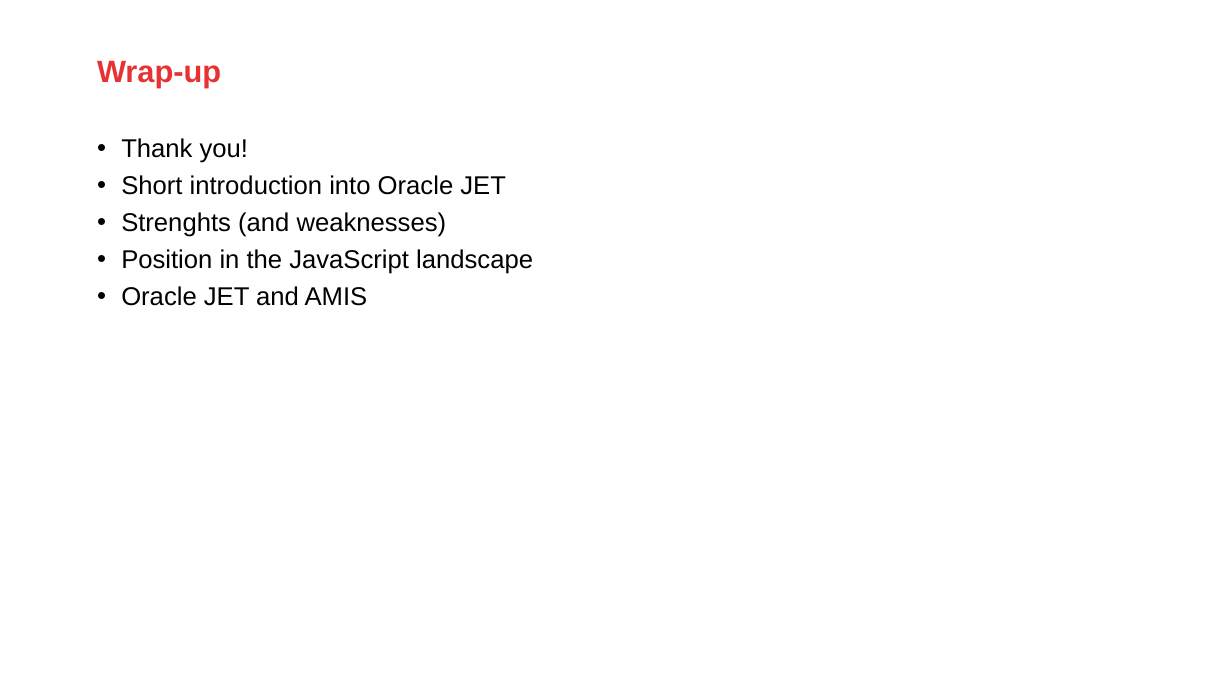
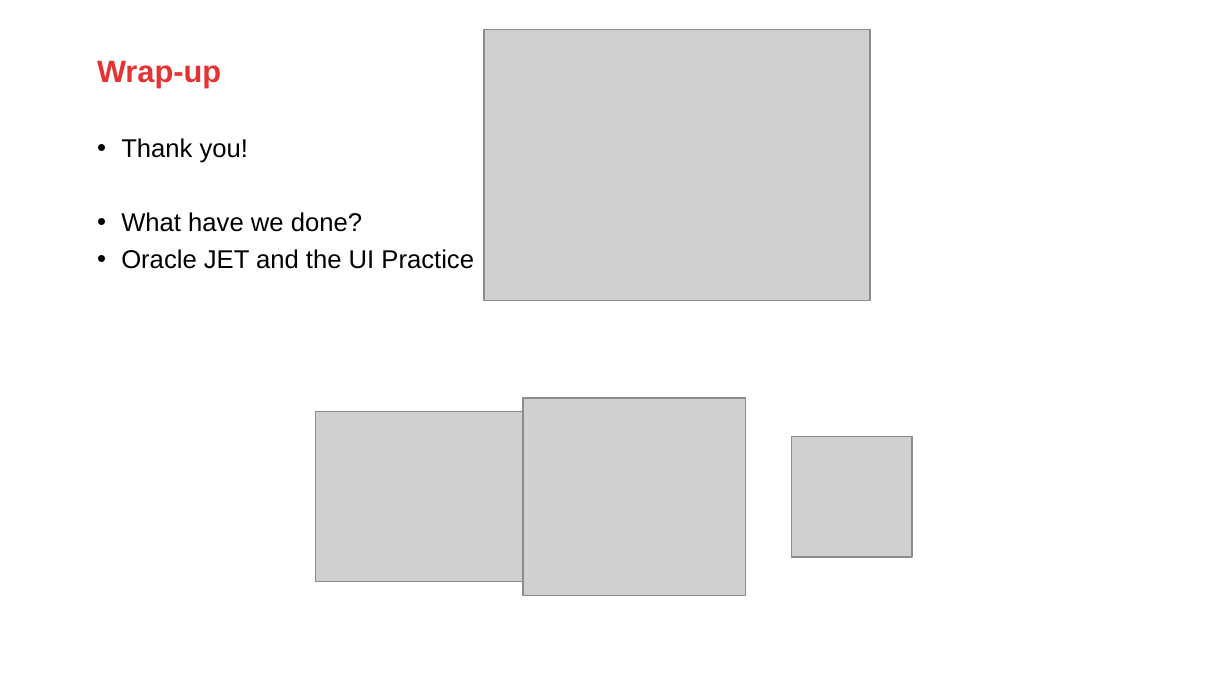
Before and after one commit to jeroenRX/AmisJetTraining, a slide deck: slide 101 of presentation overview.pptx (slide 76 before the commit). Drawn at 1232x693 pixels with LibreOffice and Linux fonts; fonts in the diff are those of the drawing; grey boxes stand for pictures; background and template pictures are left out. Boxes give left, top, right and bottom in pixels: in the first picture for what was removed or moved away, otherwise in the second. Text is boxed around its words. In the diff, an @@ line names an element or a change of style, - is before the commit and + after.

Commit message:
Added images, jQuery, observables

```diff
--- a/presentation overview.pptx
+++ b/presentation overview.pptx
@@ picture added at (484, 30, 870, 301) @@
@@ text at (121, 212, 474, 269): text changed @@
-• Short introduction into Oracle JET
-• Strenghts (and weaknesses)
-• Position in the JavaScript landscape
-• Oracle JET and AMIS
+• What have we done?
+• Oracle JET and the UI Practice
@@ picture added at (315, 411, 524, 582) @@
@@ picture added at (524, 398, 747, 595) @@
@@ picture added at (791, 436, 912, 557) @@
```
Also in this commit, not shown: 75 other slides changed, 28 slides added, 3 slides removed.
